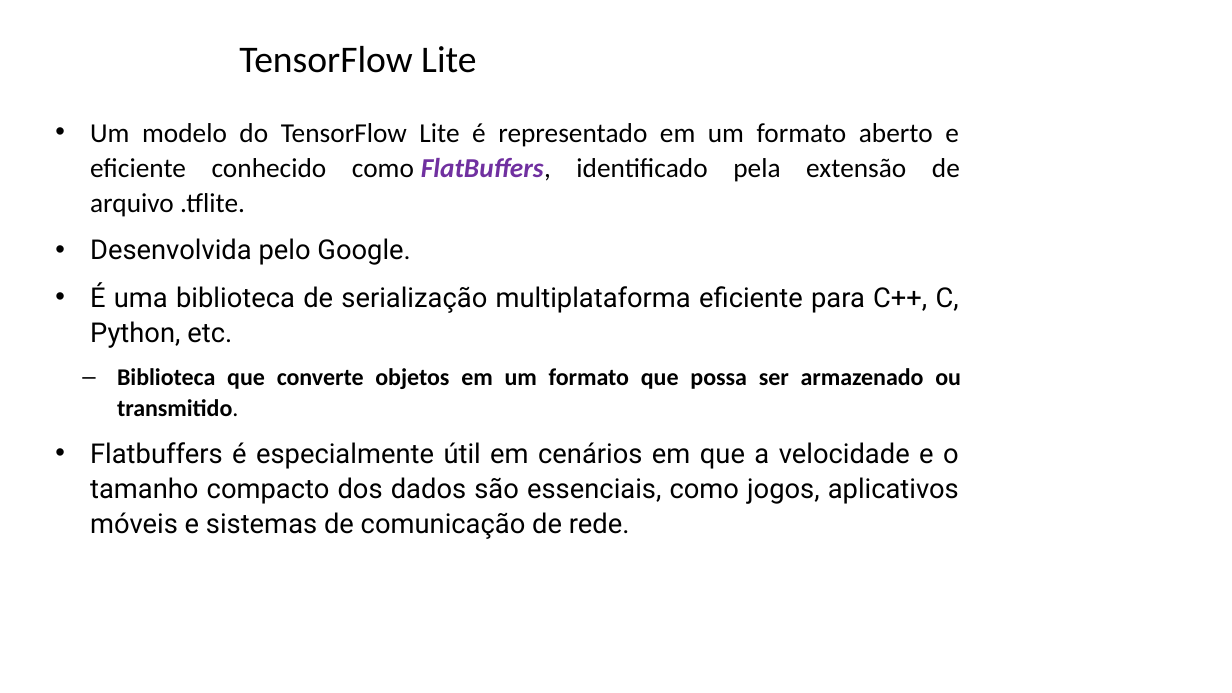
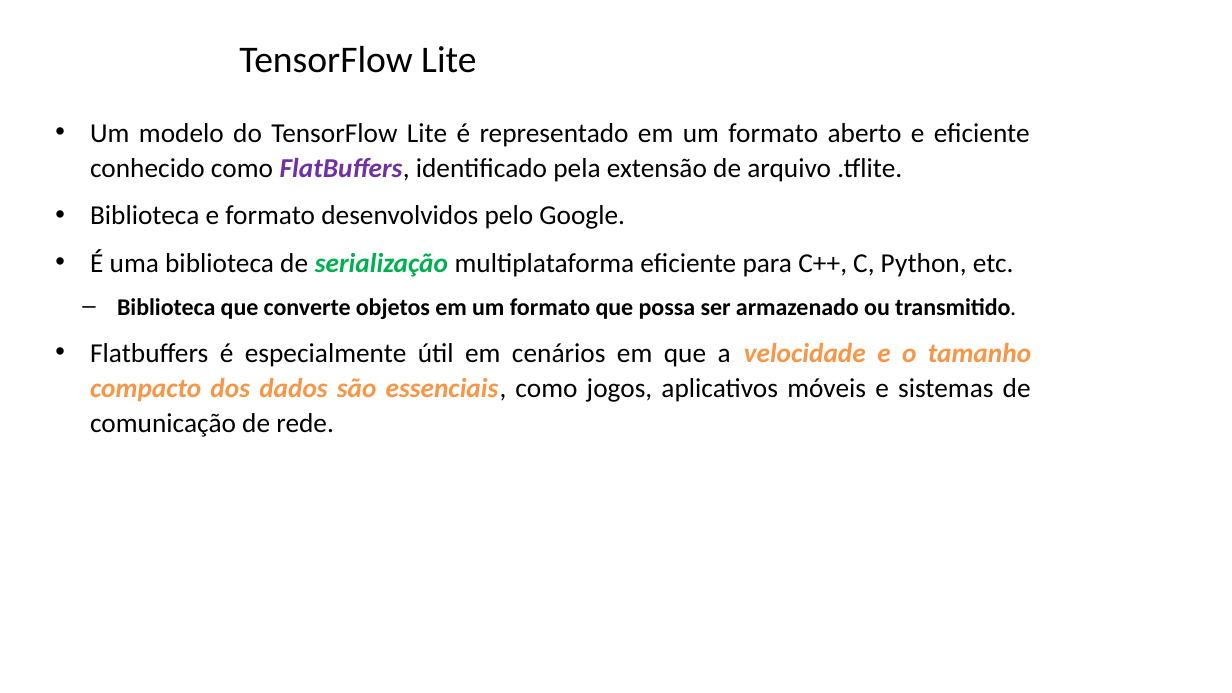
Before and after one commit to zz4fap/tp557-iot-ml, a slide deck: slide 27 of slides/TP557_14_introducao_tensorflowlite.pptx. Drawn at 1232x693 pixels with LibreOffice and Linux fonts; fonts in the diff are those of the drawing; background and template pictures are left out. Boxes give left, top, right and bottom in pixels: in the first picture for what was removed or moved away, otherwise in the second. Text is boxed around its words. In the diff, an @@ line names an element or a change of style, - is before the commit and + after.

```diff
--- a/slides/TP557_14_introducao_tensorflowlite.pptx
+++ b/slides/TP557_14_introducao_tensorflowlite.pptx
@@ text at [90, 205, 625, 229]: text changed; font Roboto to Calibri @@
-• Desenvolvida pelo Google.
+• Biblioteca e formato desenvolvidos pelo Google.
@@ text at [90, 249, 1031, 437]: font Roboto to Calibri in "É uma biblioteca de serialização multiplataforma eficiente ...", "Flatbuffers é especialmente útil em cenários em ..."; text colour #000000 to #00B050 in "serialização"; bold on, italic on in "serialização", "velocidade e o tamanho compacto dos dados ..."; text colour #000000 to #F79646 in "velocidade e o tamanho compacto dos dados ..." @@
```
Also in this commit, not shown: 5 other slides changed, 1 other file.
